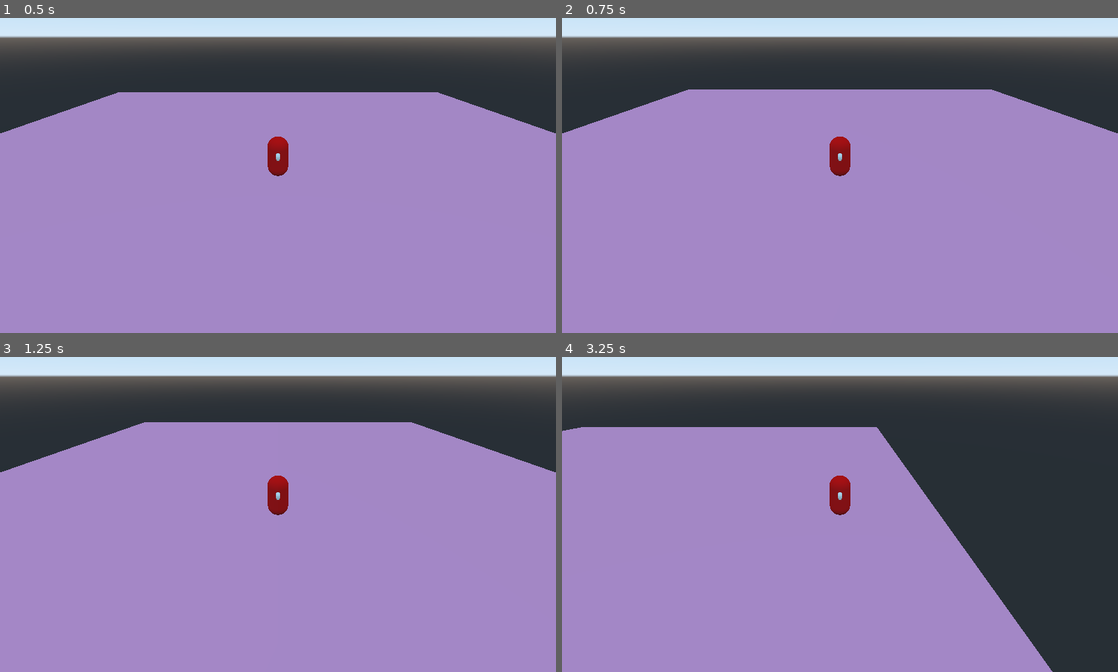
Above: before the commit, frames 1-4 (two rows, left to right).
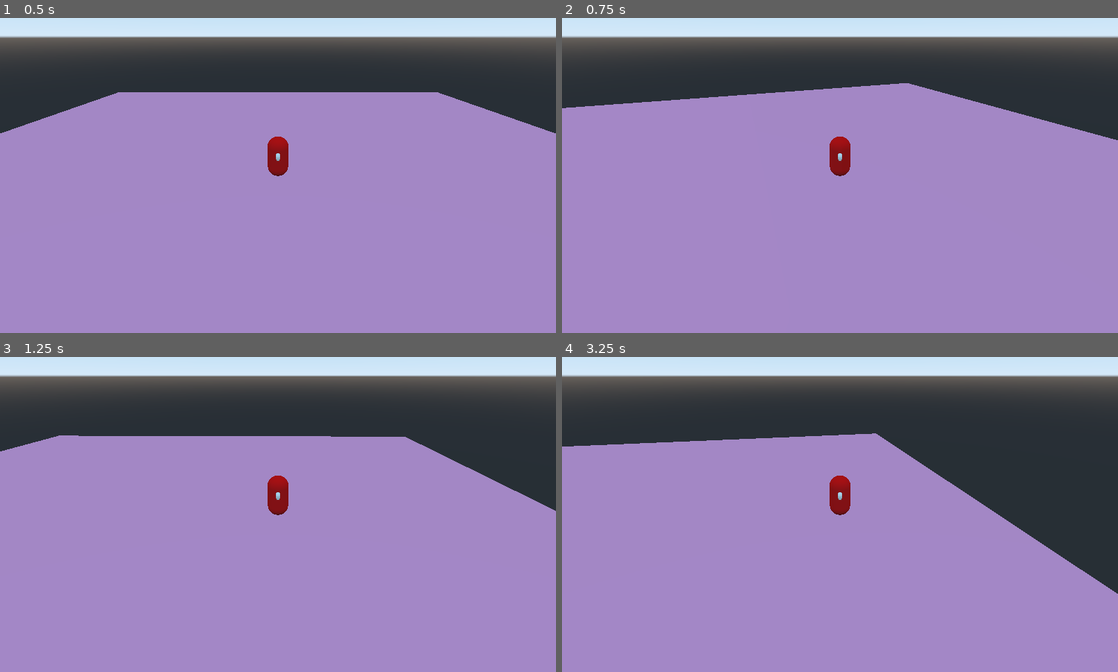
Above: after the commit, the same moments.

Repository: EispriStic/HumanZ
Game: Godot game, scene res://Scenes/TestWorld.tscn
Same seed, same stepped clock (60 frames per second), same inputs: the game is played once before the commit and once after it.
Inputs:
- Up to frame 1 (0.5 s): no input
- Up to frame 2 (0.75 s): tap Enter at 0.5 s; hold Right (ui_right) from 0.53 s (still down); tap Q (camera_left) at 0.6 s
- Up to frame 3 (1.25 s): keep holding Right (ui_right); tap E (camera_right) at 0.8 s
- Up to frame 4 (3.25 s): release Right (ui_right) at 1.28 s; hold Down (ui_down) 1.28-2.03 s; tap E (camera_right) at 1.35, 2.3, 2.85 s; tap Q (camera_left) at 1.55, 2.1, 3.05 s; hold Right (ui_right) 2.03-2.78 s; hold Up (ui_up) from 2.78 s (still down)

Frame 1 is identical in both runs. In frame 2, 2.4% of the frame differs, in the area x 0-100%, y 20-39%; in frame 3, 5.5%; in frame 4, 12%, in the area x 0-100%, y 22-100%.

Commit message:
Joueur update

Diff:
--- a/Scenes/Joueur.tscn
+++ b/Scenes/Joueur.tscn
@@ -15,6 +15,7 @@
 radius = 0.5
 
 [node name="Joueur" type="KinematicBody"]
+collision_mask = 6
 script = ExtResource( 1 )
 
 [node name="MeshInstance" type="MeshInstance" parent="."]
--- a/Scripts/Classes/Joueur.gd
+++ b/Scripts/Classes/Joueur.gd
@@ -2,6 +2,7 @@
 export (float) var speed:float = 10
 
 var velocity_y := 0.0
+var restRot = rotation.y
 
 # Called when the node enters the scene tree for the first time.
 func _ready():
@@ -11,14 +12,13 @@
 
 func _physics_process(delta):
 
-	if (Input.is_action_just_pressed("camera_left") and not Input.is_action_just_pressed("camera_right")):
-		rotate_y(PI/2)
-
 	var direction_ground := Vector2(
 		Input.get_action_strength("ui_right") - Input.get_action_strength("ui_left"),
 		Input.get_action_strength("ui_down") - Input.get_action_strength("ui_up")).normalized()
 
-	direction_ground = direction_ground.rotated(-$PositionCam.rotation.y)
+	rotation.y  = lerp_angle(rotation.y,restRot,10 * delta)
+
+	direction_ground = direction_ground.rotated(-rotation.y+PI)
 
 	if not is_on_floor():
 		velocity_y -= Global.gravity * delta
@@ -29,3 +29,10 @@
 		direction_ground.y * speed)
 
 	move_and_slide(velocity,Vector3.UP)
+
+
+func _input(event):
+	if(Input.is_action_just_pressed("camera_left")):
+		restRot += PI/2
+	if(Input.is_action_just_pressed("camera_right")):
+		restRot -= PI/2
--- a/project.godot
+++ b/project.godot
@@ -59,6 +59,12 @@
  ]
 }
 
+[layer_names]
+
+3d_physics/layer_1="Player"
+3d_physics/layer_2="Mob"
+3d_physics/layer_3="World"
+
 [physics]
 
 common/enable_pause_aware_picking=true
